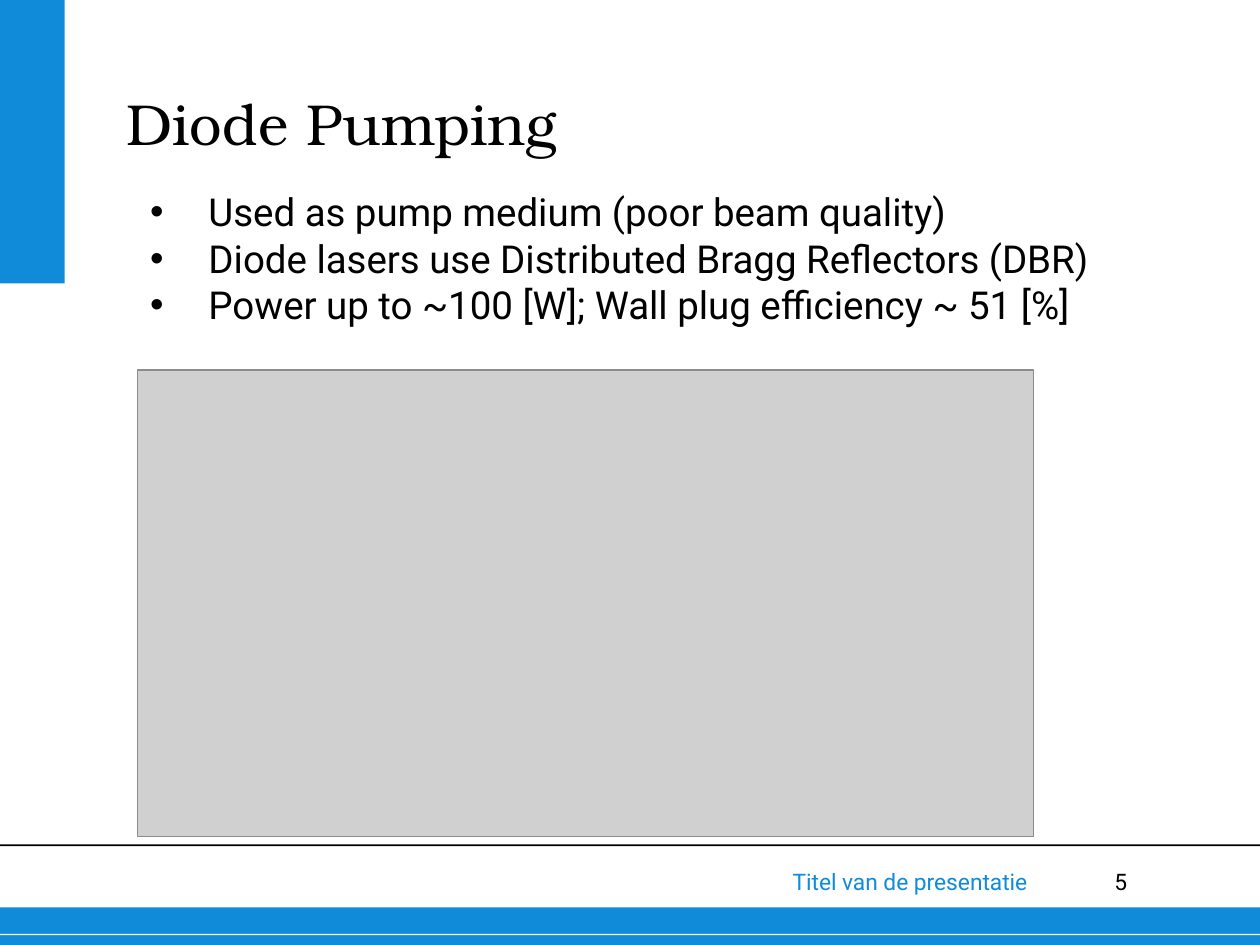
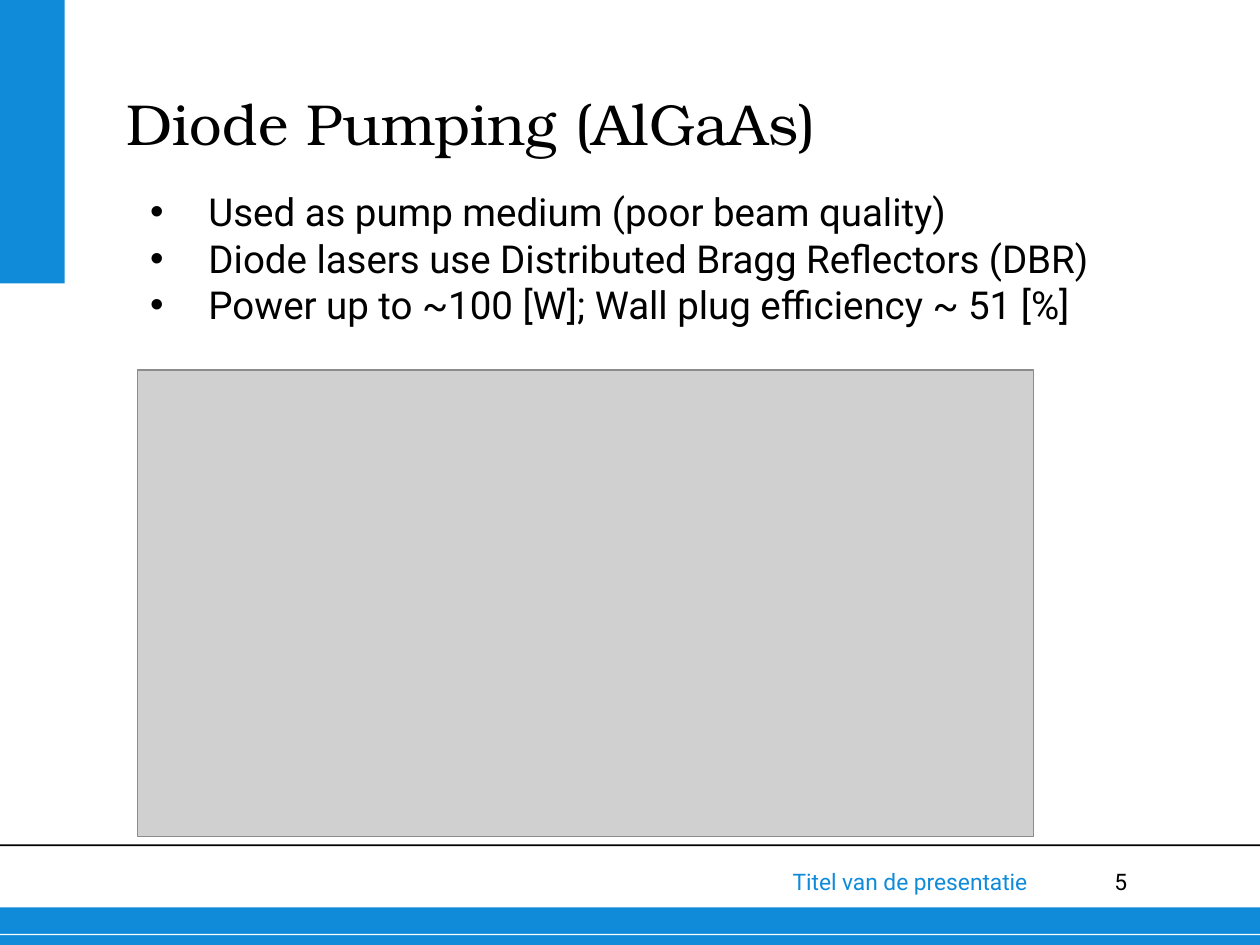
Before and after one commit to thewisenerd/laser-swarm, a slide deck: slide 5 of finalPresentation/subsections/laser_v1.1.ppt. Drawn at 1260x945 pixels with LibreOffice and Linux fonts; fonts in the diff are those of the drawing; grey boxes stand for pictures; background and template pictures are left out. Boxes give left, top, right and bottom in pixels: in the first picture for what was removed or moved away, otherwise in the second. Text is boxed around its words. In the diff, an @@ line names an element or a change of style, - is before the commit and + after.

```diff
--- a/finalPresentation/subsections/laser_v1.1.ppt
+++ b/finalPresentation/subsections/laser_v1.1.ppt
@@ title at [126,103,815,159]: text changed @@
-Diode Pumping
+Diode Pumping (AlGaAs)
```
Also in this commit, not shown: 3 other slides changed, 3 slides added, 1 slide removed.
